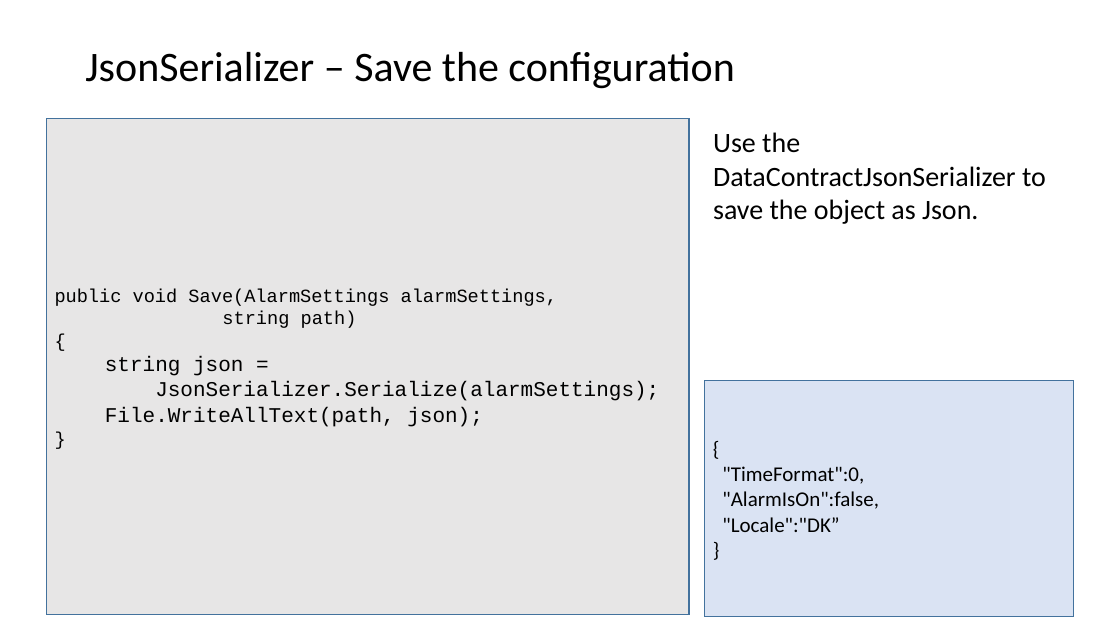
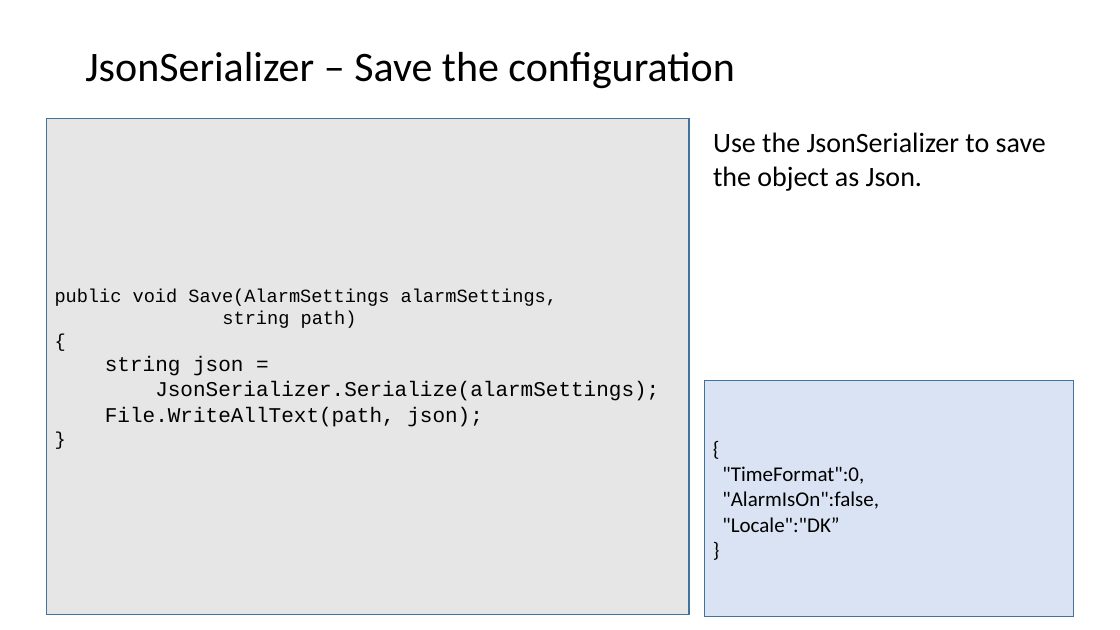
Before and after one commit to codesmurf/st3its3_teaching, a slide deck: slide 11 of 12 Configuration/Configuration.pptx (slide 10 before the commit). Drawn at 1120x630 pixels with LibreOffice and Linux fonts; fonts in the diff are those of the drawing. Boxes give left, top, right and bottom in pixels: in the first picture for what was removed or moved away, otherwise in the second. Text is boxed around its words. In the diff, an @@ line names an element or a change of style, - is before the commit and + after.

```diff
--- a/12 Configuration/Configuration.pptx
+++ b/12 Configuration/Configuration.pptx
@@ text at box(713, 132, 1046, 191): text changed @@
-Use the DataContractJsonSerializer to save the object as Json.
+Use the JsonSerializer to save the object as Json.
```
Also in this commit, not shown: 3 other slides changed, 1 slide added, 18 other files.
